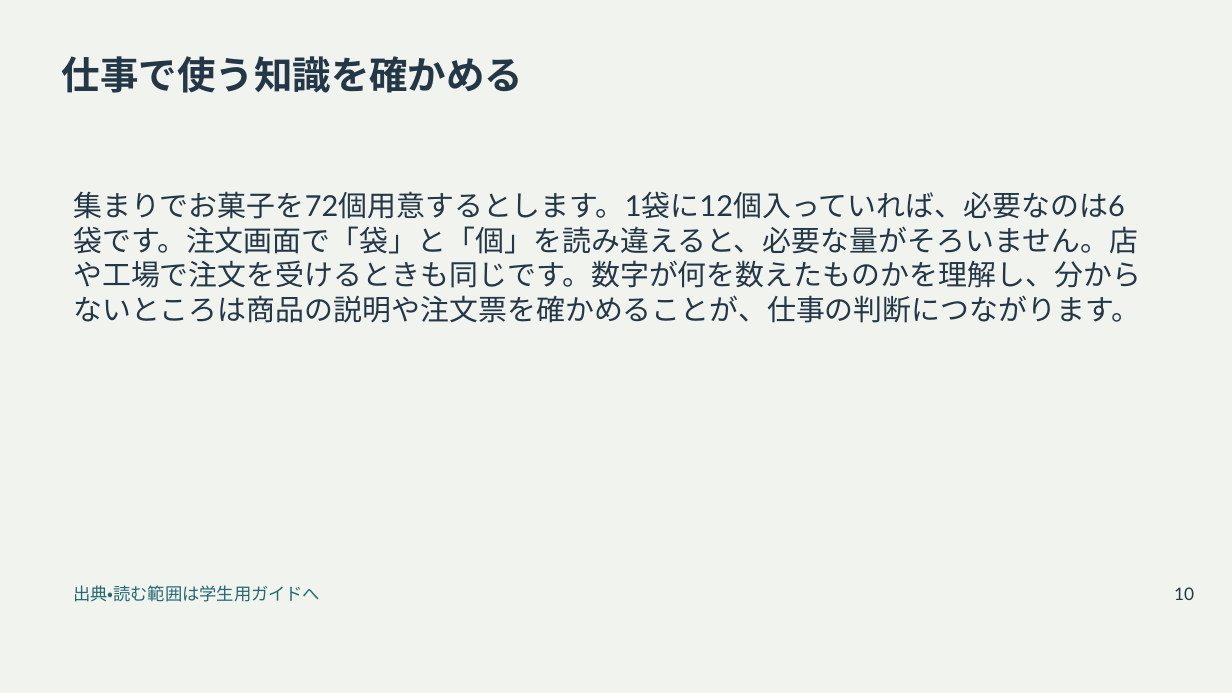
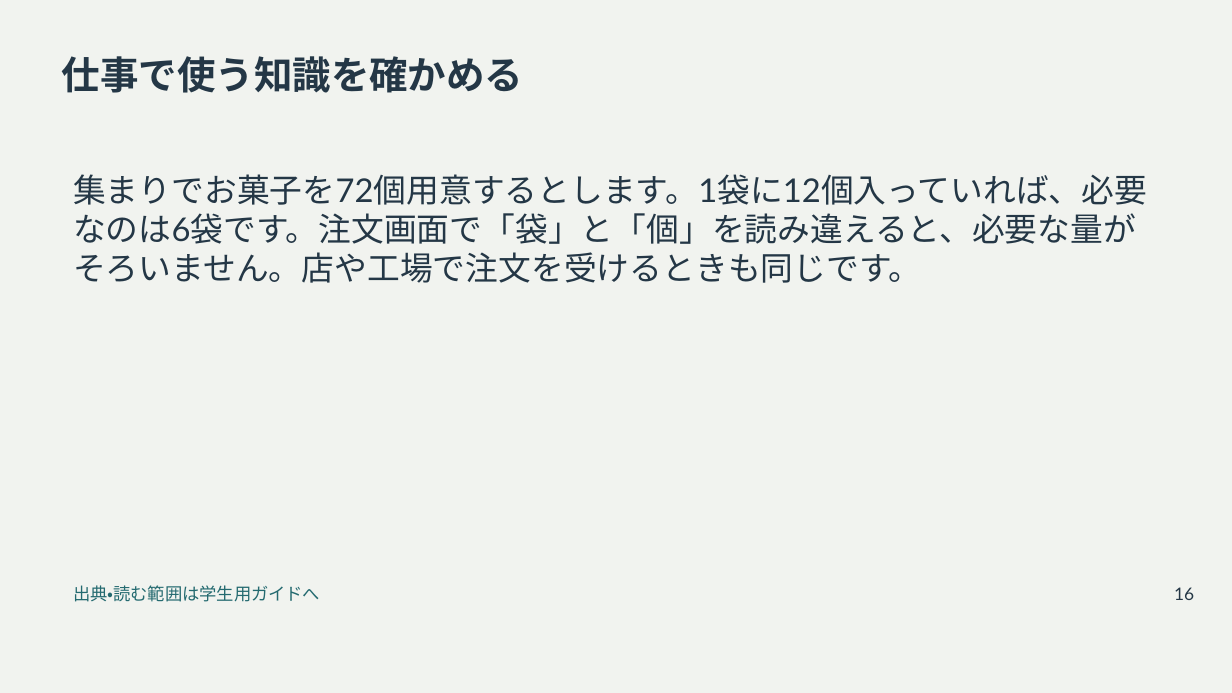
Before and after one commit to zooc-14calbp/industrial-education-ii, a slide deck: slide 16 of reorganized/20261105/main/01/slides.pptx (slide 10 before the commit). Drawn at 1232x693 pixels with LibreOffice and Linux fonts; fonts in the diff are those of the drawing. Boxes give left, top, right and bottom in pixels: in the first picture for what was removed or moved away, otherwise in the second. Text is boxed around its words. In the diff, an @@ line names an element or a change of style, - is before the commit and + after.

```diff
--- a/reorganized/20261105/main/01/slides.pptx
+++ b/reorganized/20261105/main/01/slides.pptx
@@ text at [73, 174, 1147, 283]: text changed; size 22.5 to 25.5 pt @@
-集まりでお菓子を72個用意するとします。1袋に12個入っていれば、必要なのは6袋です。注文画面で「袋」と「個」を読み違えると、必要な量がそろいません。店や工場で注文を受けるときも同じです。数字が何を数えたものかを理解し、分からないところは商品の説明や注文票を確かめることが、仕事の判断につながります。
+集まりでお菓子を72個用意するとします。1袋に12個入っていれば、必要なのは6袋です。注文画面で「袋」と「個」を読み違えると、必要な量がそろいません。店や工場で注文を受けるときも同じです。
@@ text at [1174, 587, 1194, 600]: text changed @@
-10
+16
```
Also in this commit, not shown: 22 other slides changed, 25 slides added, 1 slide removed, 21 other files.
